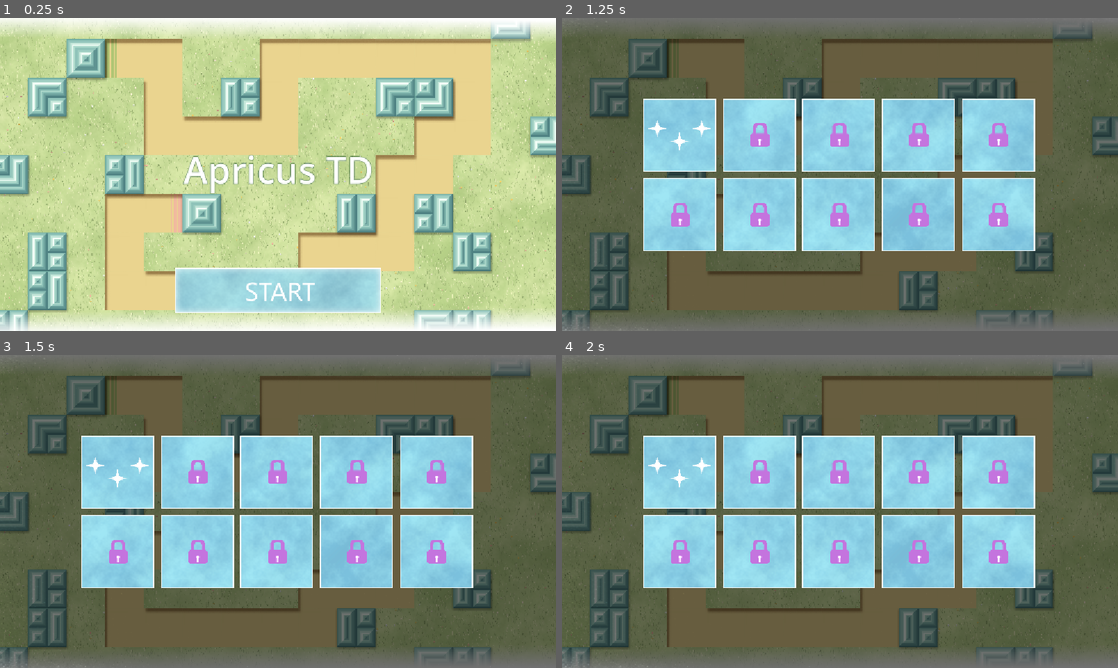
Above: before the commit, frames 1-4 (two rows, left to right).
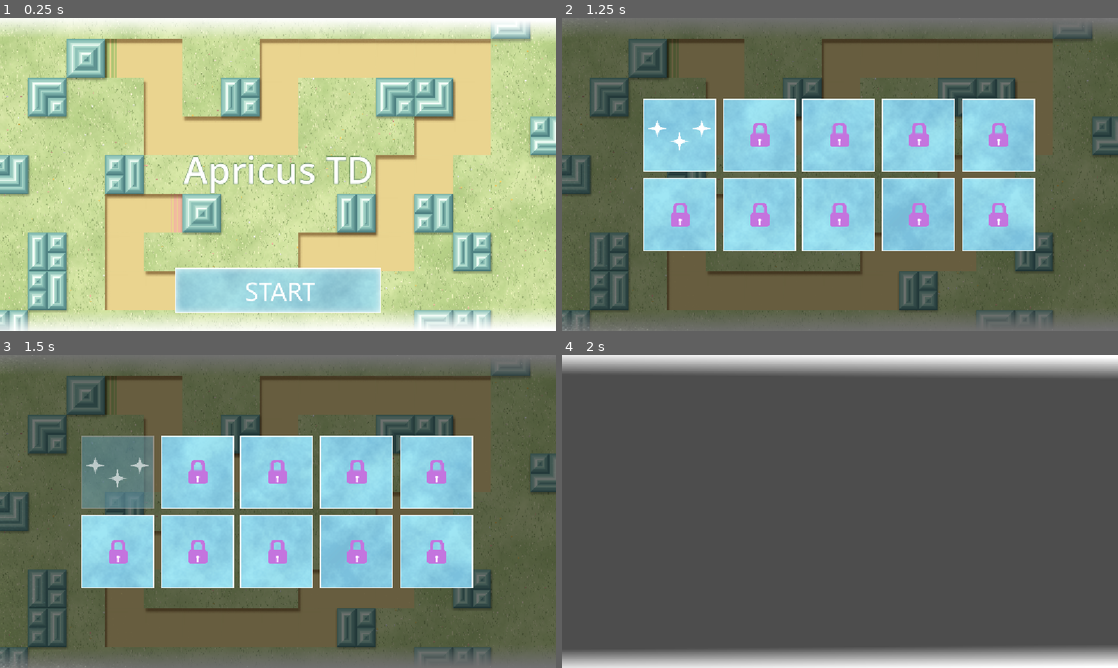
Above: after the commit, the same moments.

Repository: arcjn/Apricus-TD
Game: Godot game, scene res://Scenes/home_page.tscn
Two runs of this game, one before a commit and one after it. Both use one fixed random seed, a clock stepped at 60 frames per second and the inputs below.
Inputs (mouse positions are in pixels of both pictures, inside the frame that each line leads up to):
- Up to frame 1 (0.25 s): no input
- Up to frame 2 (1.25 s): click (840, 290) at 0.5 s
- Up to frame 3 (1.5 s): click (116, 470) at 1.25 s
- Up to frame 4 (2 s): no input

Frames 1-2 are identical in both runs. In frame 3, 3.1% of the frame differs, in the area x 14-28%, y 25-50%; in frame 4, 65%, in the area x 0-100%, y 0-100%.

Commit message:
Added functionality to the buttons on level select screen
Now when the level one is clicked in level select screen a new tree scene opens

Diff:
--- /dev/null
+++ b/Code/level_select_screen.gd
@@ -0,0 +1,57 @@
+extends Node2D
+
+@onready var b_1: TextureButton = $Backgroung/B1
+@onready var b_2: TextureButton = $Backgroung/B2
+@onready var b_3: TextureButton = $Backgroung/B3
+@onready var b_4: TextureButton = $Backgroung/B4
+@onready var b_5: TextureButton = $Backgroung/B5
+@onready var b_6: TextureButton = $Backgroung/B6
+@onready var b_7: TextureButton = $Backgroung/B7
+@onready var b_8: TextureButton = $Backgroung/B8
+@onready var b_9: TextureButton = $Backgroung/B9
+@onready var b_10: TextureButton = $Backgroung/B10
+
+@onready var level_1: TextureRect = $Backgroung/B1/Level1
+@onready var level_2: TextureRect = $Backgroung/B2/Level2
+@onready var level_3: TextureRect = $Backgroung/B3/Level3
+@onready var level_4: TextureRect = $Backgroung/B4/Level4
+@onready var level_5: TextureRect = $Backgroung/B5/Level5
+@onready var level_6: TextureRect = $Backgroung/B6/Level6
+@onready var level_7: TextureRect = $Backgroung/B7/Level7
+@onready var level_8: TextureRect = $Backgroung/B8/Level8
+@onready var level_9: TextureRect = $Backgroung/B9/Level9
+@onready var level_10: TextureRect = $Backgroung/B10/Level10
+
+var hover_tween: Tween
+var click_tween: Tween
+
+# Called when the node enters the scene tree for the first time.
+func _ready() -> void:
+	b_1.pivot_offset = b_1.size/2
+	b_1.mouse_entered.connect(_hover.bind(true))
+	b_1.mouse_exited.connect(_hover.bind(false))
+	b_1.button_down.connect(_press.bind(true))
+	b_1.button_up.connect(_press.bind(false))
+	b_1.button_up.connect(_on_level_1)
+
+
+func _hover(on: bool):
+	if hover_tween: hover_tween.kill()
+	hover_tween = create_tween()
+	hover_tween.tween_property(b_1, "self_modulate", Color(0.7,0.7,0.7) if on else Color.WHITE, 0.2)
+
+func _press(down: bool):
+	if click_tween: click_tween.kill()
+	click_tween = create_tween().set_parallel()
+	click_tween.tween_property(b_1, "scale", Vector2.ONE*(0.95 if down else 1.0), 0.08)
+	click_tween.tween_property(b_1, "modulate:a", 0.9 if down else 1.0, 0.08)
+
+func _on_level_1():
+	if not b_1.is_hovered():return
+	b_1.disabled = true
+	click_tween.kill()
+	var fade := create_tween().set_parallel()
+	fade.tween_property(b_1, "modulate:a", 0.0, 0.5)
+	fade.tween_property(b_1, "scale", Vector2.ONE, 0.1)
+	await fade.finished
+	get_tree().change_scene_to_file("res://Scenes/level_1.tscn")
--- /dev/null
+++ b/Scenes/level_1.tscn
@@ -0,0 +1,10 @@
+[gd_scene format=3 uid="uid://do1rumixlo5il"]
+
+[ext_resource type="Texture2D" uid="uid://b438i2jv2xqu5" path="res://Images/Cloud.png" id="1_vk57k"]
+
+[node name="Level_1" type="Node2D" unique_id=1531739481]
+
+[node name="TextureRect" type="TextureRect" parent="." unique_id=1346531920]
+offset_right = 1152.0
+offset_bottom = 648.0
+texture = ExtResource("1_vk57k")
--- a/Scenes/level_select_screen.tscn
+++ b/Scenes/level_select_screen.tscn
@@ -1,7 +1,7 @@
 [gd_scene format=3 uid="uid://yc6gr5tgpcgb"]
 
+[ext_resource type="Script" uid="uid://caewxo8o7lsv6" path="res://Code/level_select_screen.gd" id="1_6byg0"]
 [ext_resource type="Texture2D" uid="uid://cddxm0hjwkg22" path="res://Images/LevelSelectBagroung.png" id="1_cmltv"]
-[ext_resource type="Script" uid="uid://c15nclyhv4042" path="res://backgroung.gd" id="2_ehhal"]
 [ext_resource type="Texture2D" uid="uid://bx5anlufcb0er" path="res://Images/Level Select Tiles/T1.png" id="3_axn1m"]
 [ext_resource type="Texture2D" uid="uid://c6tgnp26v5avb" path="res://Images/Level Select Tiles/T2.png" id="4_6byg0"]
 [ext_resource type="Texture2D" uid="uid://dt2veqyqm243" path="res://Images/Level Select Tiles/3 stars all 0.png" id="4_p0svx"]
@@ -15,13 +15,28 @@
 [ext_resource type="Texture2D" uid="uid://darvr46d044yj" path="res://Images/Level Select Tiles/T9.png" id="11_enecf"]
 [ext_resource type="Texture2D" uid="uid://bsrydmqmqst8l" path="res://Images/Level Select Tiles/T10.png" id="12_yks0j"]
 
+[sub_resource type="GDScript" id="GDScript_p0svx"]
+script/source = "extends TextureRect
+
+
+# Called when the node enters the scene tree for the first time.
+func _ready() -> void:
+	pass # Replace with function body.
+
+
+# Called every frame. 'delta' is the elapsed time since the previous frame.
+func _process(delta: float) -> void:
+	pass
+"
+
 [node name="level_select_screen" type="Node2D" unique_id=1781064770]
+script = ExtResource("1_6byg0")
 
 [node name="Backgroung" type="TextureRect" parent="." unique_id=1832118188]
 offset_right = 1152.0
 offset_bottom = 648.0
 texture = ExtResource("1_cmltv")
-script = ExtResource("2_ehhal")
+script = SubResource("GDScript_p0svx")
 
 [node name="B1" type="TextureButton" parent="Backgroung" unique_id=1428576287]
 layout_mode = 0
@@ -39,13 +54,13 @@
 offset_bottom = 108.0
 texture = ExtResource("4_p0svx")
 
-[node name="B2" type="TextureRect" parent="Backgroung" unique_id=542084136]
+[node name="B2" type="TextureButton" parent="Backgroung" unique_id=1431702574]
 layout_mode = 0
 offset_left = 333.0
 offset_top = 167.0
 offset_right = 484.0
 offset_bottom = 318.0
-texture = ExtResource("4_6byg0")
+texture_normal = ExtResource("4_6byg0")
 
 [node name="Level2" type="TextureRect" parent="Backgroung/B2" unique_id=1453088631]
 layout_mode = 0
--- a/backgroung.gd
+++ /dev/null
@@ -1,11 +0,0 @@
-extends TextureRect
-
-
-# Called when the node enters the scene tree for the first time.
-func _ready() -> void:
-	pass # Replace with function body.
-
-
-# Called every frame. 'delta' is the elapsed time since the previous frame.
-func _process(delta: float) -> void:
-	pass
Not shown, added: Code/level_select_screen.gd.uid
Binary file added: Images/Cloud.png
Not shown, added: Images/Cloud.png.import
Not shown, removed: backgroung.gd.uid
